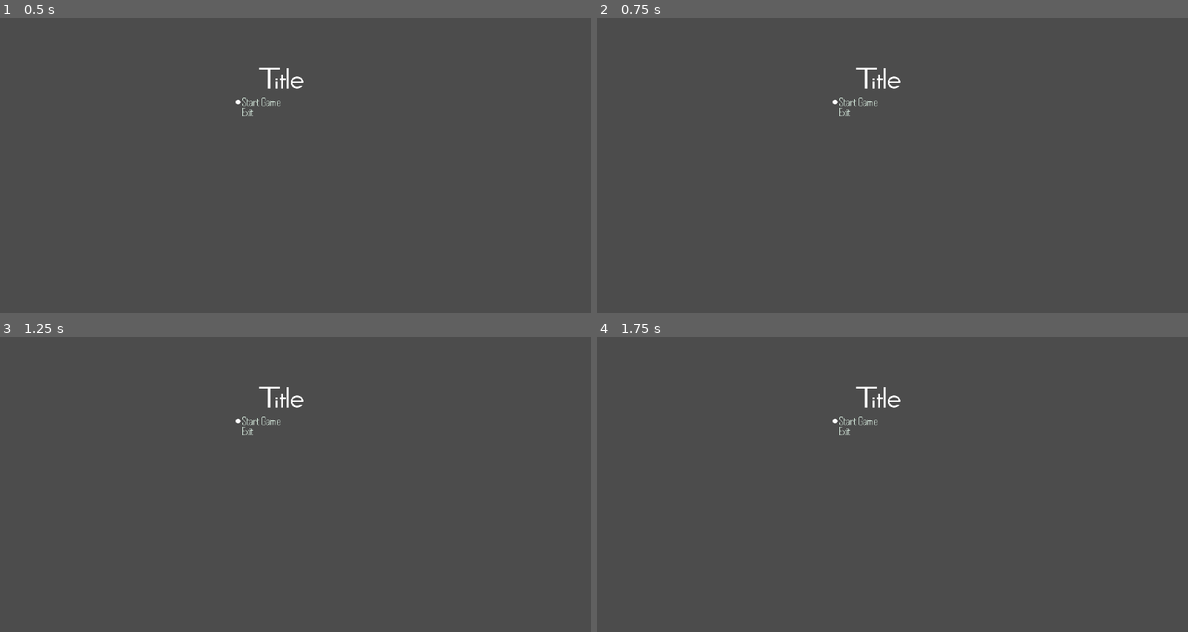
Above: before the commit, frames 1-4 (two rows, left to right).
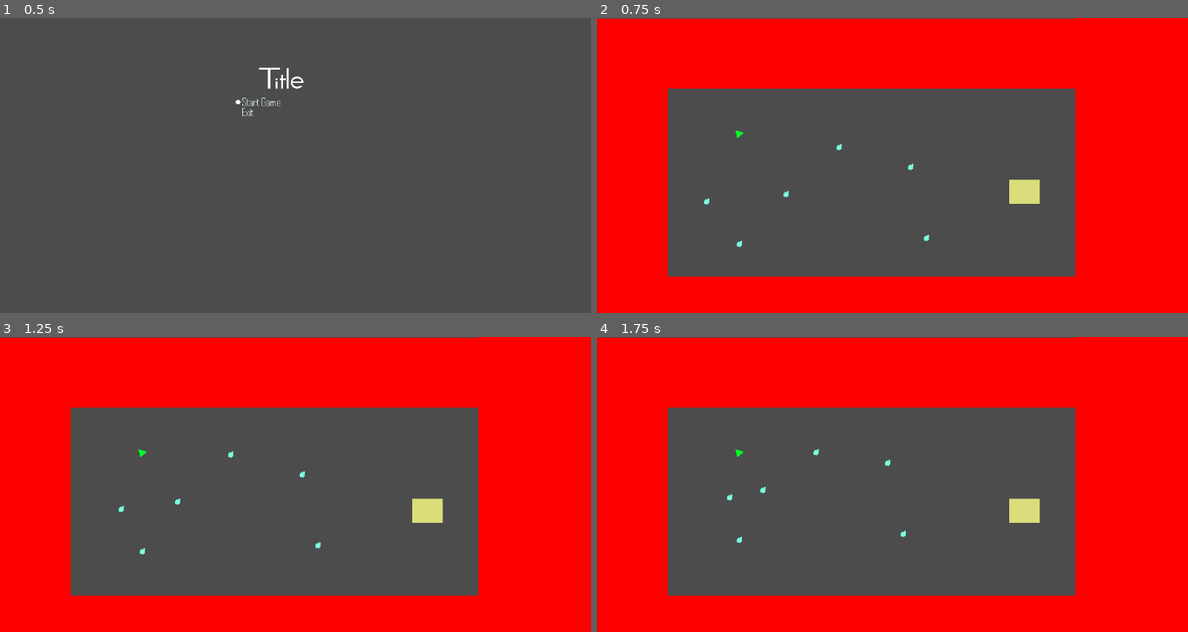
Above: after the commit, the same moments.

Repository: bentuttle2000/Game-Jam-F2021-2pm
Game: Godot game, scene res://Stages/StartScreen.tscn
Two runs of this game, one before a commit and one after it. Both use one fixed random seed, a clock stepped at 60 frames per second and the inputs below. The project has no main scene, so this scene is started directly.
Inputs (mouse positions are in pixels of both pictures, inside the frame that each line leads up to):
- Up to frame 1 (0.5 s): no input
- Up to frame 2 (0.75 s): click (892, 100) at 0.5 s
- Up to frame 3 (1.25 s): no input
- Up to frame 4 (1.75 s): click (892, 419) at 1.27 s

Frame 1 is identical in both runs. In frame 2, 57% of the frame differs, in the area x 0-100%, y 0-100%; in frame 3, 57%; in frame 4, 57%.

Commit message:
reloaded scene one
hopefully scene one should work now

Diff:
--- a/GameJam/Stages/StageOne.tscn
+++ b/GameJam/Stages/StageOne.tscn
@@ -1,9 +1,9 @@
 [gd_scene load_steps=5 format=2]
 
 [ext_resource path="res://Objects/Player.tscn" type="PackedScene" id=1]
-[ext_resource path="res://UI/DialoguePlayer.tscn" type="PackedScene" id=2]
+[ext_resource path="res://Objects/Enemy.tscn" type="PackedScene" id=2]
 [ext_resource path="res://Objects/Wall.tscn" type="PackedScene" id=3]
-
+[ext_resource path="res://Objects/LevelTransition.tscn" type="PackedScene" id=4]
 
 [node name="StageOne" type="Node2D"]
 
@@ -11,17 +11,38 @@
 position = Vector2( 309.528, 250.786 )
 
 [node name="Wall" parent="." instance=ExtResource( 3 )]
-position = Vector2( 660.219, 65.0508 )
-scale = Vector2( 84.5046, 11.044 )
+position = Vector2( 669.411, 77.7787 )
+scale = Vector2( 83.8859, 9.45305 )
 
 [node name="Wall4" parent="." instance=ExtResource( 3 )]
 position = Vector2( 658.38, 607.54 )
 scale = Vector2( 84.3583, 5.83078 )
 
+[node name="Wall2" parent="." instance=ExtResource( 3 )]
+position = Vector2( 71.1523, 371.914 )
+scale = Vector2( 10.206, 31.7308 )
 
+[node name="Wall3" parent="." instance=ExtResource( 3 )]
+position = Vector2( 1205.72, 327.187 )
+scale = Vector2( 21.2423, 42.2039 )
+[node name="Enemy" parent="." instance=ExtResource( 2 )]
+position = Vector2( 418.844, 392.379 )
 
+[node name="Enemy2" parent="." instance=ExtResource( 2 )]
+position = Vector2( 229.163, 408.186 )
 
-[node name="DialoguePlayer" parent="NPC" instance=ExtResource( 2 )]
+[node name="Enemy3" parent="." instance=ExtResource( 2 )]
+position = Vector2( 533.917, 289.782 )
 
-[node name="NPC2" parent="." instance=ExtResource( 4 )]
-position = Vector2( 317.587, 392.926 )
+[node name="Enemy4" parent="." instance=ExtResource( 2 )]
+position = Vector2( 689.569, 332.86 )
+
+[node name="Enemy5" parent="." instance=ExtResource( 2 )]
+position = Vector2( 301.383, 500.594 )
+
+[node name="Enemy6" parent="." instance=ExtResource( 2 )]
+position = Vector2( 723.037, 486.865 )
+
+[node name="LevelTransition" parent="." instance=ExtResource( 4 )]
+position = Vector2( 926, 377 )
+target_stage = "res://StageTwo.tscn"
